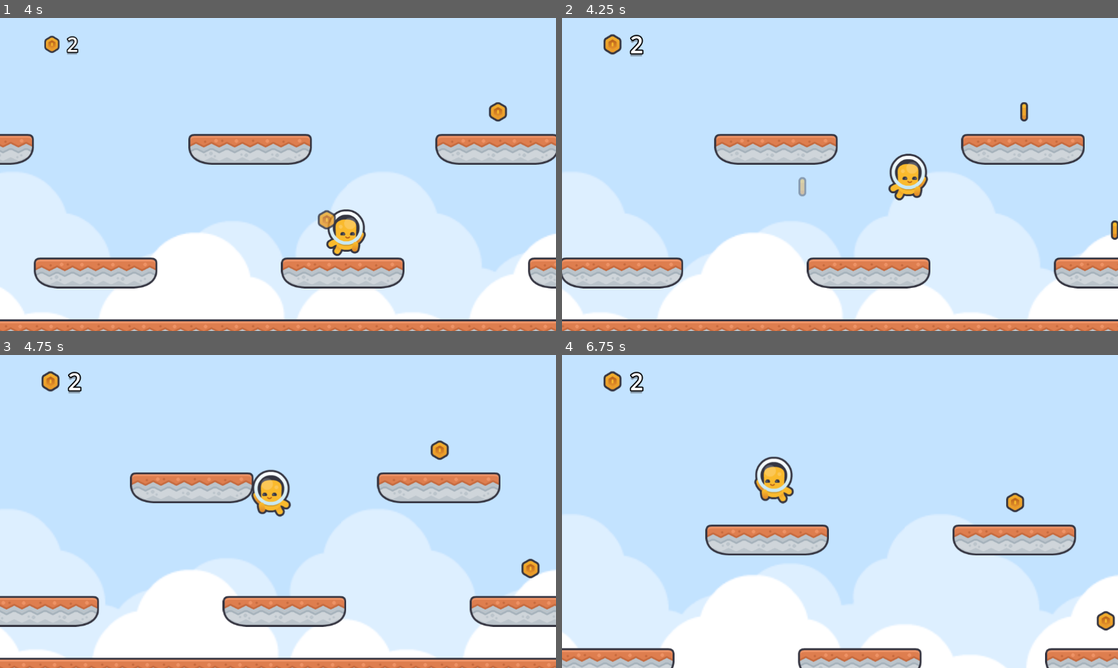
Above: before the commit, frames 1-4 (two rows, left to right).
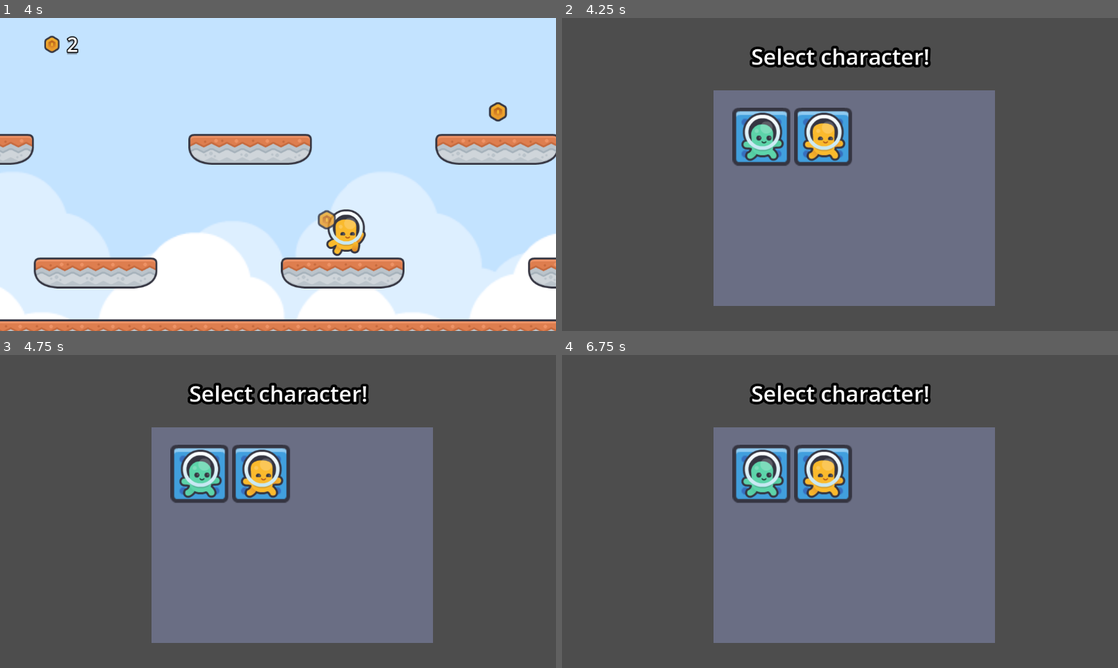
Above: after the commit, the same moments.

Repository: SpaceMoreDev/MarchHotel_Game
Game: Godot game, scene res://main.tscn
Same seed, same stepped clock (60 frames per second), same inputs: the game is played once before the commit and once after it.
Inputs (mouse positions are in pixels of both pictures, inside the frame that each line leads up to):
- Up to frame 1 (4 s): tap Enter (ui_accept) at 0.5, 0.77, 1.52, 3.02, 3.77 s; move the mouse to (400, 158) at 0.52 s; hold Right (ui_right) 0.53-2.03 s; click (400, 158) at 0.67 s; move the mouse to (166, 190) at 1.27 s; click (166, 190) at 1.42 s; move the mouse to (333, 105) at 2.02 s; hold Left (ui_left) 2.03-2.78 s; click (333, 105) at 2.17 s; move the mouse to (250, 237) at 2.77 s; hold Right (ui_right) from 2.78 s (still down); click (250, 237) at 2.92 s; move the mouse to (444, 221) at 3.52 s; click (444, 221) at 3.67 s
- Up to frame 2 (4.25 s): keep holding Right (ui_right); tap Escape (ui_cancel) at 4.15 s
- Up to frame 3 (4.75 s): move the mouse to (111, 464) at 4.27 s; release Right (ui_right) at 4.28 s; hold Left (ui_left) from 4.28 s (still down); click (111, 464) at 4.42 s; tap Enter (ui_accept) at 4.52 s
- Up to frame 4 (6.75 s): move the mouse to (867, 511) at 5.02 s; release Left (ui_left) at 5.03 s; hold Right (ui_right) 5.03-5.78 s; click (867, 511) at 5.17 s; move the mouse to (756, 433) at 5.77 s; hold Left (ui_left) from 5.78 s (still down); click (756, 433) at 5.92 s; tap Enter (ui_accept) at 6.02 s; move the mouse to (962, 495) at 6.52 s; click (962, 495) at 6.67 s

Frame 1 is identical in both runs. In frame 2, 99% of the frame differs, in the area x 0-100%, y 0-100%; in frame 3, 99%; in frame 4, 99%.

Commit message:
added character selection

Diff:
--- /dev/null
+++ b/CharacterSelect.tscn
@@ -0,0 +1,80 @@
+[gd_scene format=3 uid="uid://lwky65ygvsha"]
+
+[ext_resource type="PackedScene" uid="uid://c6f07goqhwj0l" path="res://Scenes/CharacterSelect/Select_Slot.tscn" id="1_1hnkh"]
+[ext_resource type="Script" uid="uid://beyl80j1u464s" path="res://Scripts/CharacterSelectionScreen.gd" id="1_ppjiv"]
+[ext_resource type="Resource" uid="uid://cphfk52fufgnx" path="res://Characters Data/Default.tres" id="2_fk7u3"]
+
+[node name="Node2D" type="Node2D" unique_id=882708832]
+
+[node name="CanvasLayer" type="CanvasLayer" parent="." unique_id=1037992957]
+
+[node name="Control" type="Control" parent="CanvasLayer" unique_id=419402922]
+layout_mode = 3
+anchors_preset = 8
+anchor_left = 0.5
+anchor_top = 0.5
+anchor_right = 0.5
+anchor_bottom = 0.5
+offset_left = -20.0
+offset_top = -62.99997
+offset_right = 20.0
+offset_bottom = -22.99997
+grow_horizontal = 2
+grow_vertical = 2
+script = ExtResource("1_ppjiv")
+
+[node name="Label" type="Label" parent="CanvasLayer/Control" unique_id=1756393793]
+layout_mode = 1
+anchors_preset = 5
+anchor_left = 0.5
+anchor_right = 0.5
+offset_left = -67.0
+offset_top = -214.00003
+offset_right = 67.0
+offset_bottom = -150.00003
+grow_horizontal = 2
+theme_override_constants/outline_size = 21
+theme_override_font_sizes/font_size = 46
+text = "Select character!"
+horizontal_alignment = 1
+
+[node name="TextureRect" type="ColorRect" parent="CanvasLayer/Control" unique_id=1670633209]
+layout_mode = 1
+anchors_preset = 8
+anchor_left = 0.5
+anchor_top = 0.5
+anchor_right = 0.5
+anchor_bottom = 0.5
+offset_left = -262.0
+offset_top = -131.00003
+offset_right = 48.72223
+offset_bottom = 106.99997
+grow_horizontal = 2
+grow_vertical = 2
+scale = Vector2(1.8747985, 1.8747985)
+color = Color(0.50980395, 0.5372549, 0.6901961, 0.56078434)
+
+[node name="VBoxContainer" type="VBoxContainer" parent="CanvasLayer/Control/TextureRect" unique_id=1134780895]
+layout_mode = 1
+anchors_preset = 8
+anchor_left = 0.5
+anchor_top = 0.5
+anchor_right = 0.5
+anchor_bottom = 0.5
+offset_left = -134.0
+offset_top = -100.0
+offset_right = 134.0
+offset_bottom = 100.0
+grow_horizontal = 2
+grow_vertical = 2
+pivot_offset_ratio = Vector2(0.5, 0.5)
+
+[node name="HBoxContainer" type="HBoxContainer" parent="CanvasLayer/Control/TextureRect/VBoxContainer" unique_id=533165915]
+layout_mode = 2
+
+[node name="TextureRect" parent="CanvasLayer/Control/TextureRect/VBoxContainer/HBoxContainer" unique_id=1078575024 groups=["CharacterSelectionSlot"] instance=ExtResource("1_1hnkh")]
+layout_mode = 2
+
+[node name="TextureRect2" parent="CanvasLayer/Control/TextureRect/VBoxContainer/HBoxContainer" unique_id=68115628 groups=["CharacterSelectionSlot"] instance=ExtResource("1_1hnkh")]
+layout_mode = 2
+characteData = ExtResource("2_fk7u3")
--- /dev/null
+++ b/Characters Data/Default.tres
@@ -0,0 +1,10 @@
+[gd_resource type="Resource" script_class="Character_Data" format=3 uid="uid://cphfk52fufgnx"]
+
+[ext_resource type="Script" uid="uid://c16o2vrvldy04" path="res://Scripts/CharacterData.gd" id="1_7uxoy"]
+[ext_resource type="SpriteFrames" uid="uid://bcqqxasbvvvcr" path="res://Default_Character_frames.tres" id="1_h7a6g"]
+
+[resource]
+script = ExtResource("1_7uxoy")
+name = "Steve"
+frames = ExtResource("1_h7a6g")
+metadata/_custom_type_script = "uid://c16o2vrvldy04"
--- /dev/null
+++ b/Characters Data/Green.tres
@@ -0,0 +1,10 @@
+[gd_resource type="Resource" script_class="Character_Data" format=3 uid="uid://dky1gkkms020g"]
+
+[ext_resource type="SpriteFrames" uid="uid://dyt0dl3e6plwb" path="res://Green_Character_frames.tres" id="1_w4eti"]
+[ext_resource type="Script" uid="uid://c16o2vrvldy04" path="res://Scripts/CharacterData.gd" id="2_6qpme"]
+
+[resource]
+script = ExtResource("2_6qpme")
+name = "Green"
+frames = ExtResource("1_w4eti")
+metadata/_custom_type_script = "uid://c16o2vrvldy04"
--- /dev/null
+++ b/Default_Character_frames.tres
@@ -0,0 +1,45 @@
+[gd_resource type="SpriteFrames" format=3 uid="uid://bcqqxasbvvvcr"]
+
+[ext_resource type="Texture2D" uid="uid://bk7c8k0esmfcb" path="res://Assets/Character/character_yellow_hit.png" id="1_02wtp"]
+[ext_resource type="Texture2D" uid="uid://dmkddvlcahmnp" path="res://Assets/Character/character_yellow_idle.png" id="2_xjybe"]
+[ext_resource type="Texture2D" uid="uid://bvpvyah00b0ed" path="res://Assets/Character/character_yellow_jump.png" id="3_1l8nv"]
+[ext_resource type="Texture2D" uid="uid://hj4s1rl5ebwc" path="res://Assets/Character/character_yellow_walk_a.png" id="4_obu2m"]
+[ext_resource type="Texture2D" uid="uid://becx50c5sfdrv" path="res://Assets/Character/character_yellow_walk_b.png" id="5_d2nm6"]
+
+[resource]
+animations = [{
+"frames": [{
+"duration": 1.0,
+"texture": ExtResource("1_02wtp")
+}],
+"loop": true,
+"name": &"Hit",
+"speed": 5.0
+}, {
+"frames": [{
+"duration": 1.0,
+"texture": ExtResource("2_xjybe")
+}],
+"loop": true,
+"name": &"Idle",
+"speed": 5.0
+}, {
+"frames": [{
+"duration": 1.0,
+"texture": ExtResource("3_1l8nv")
+}],
+"loop": true,
+"name": &"Jump",
+"speed": 5.0
+}, {
+"frames": [{
+"duration": 1.0,
+"texture": ExtResource("4_obu2m")
+}, {
+"duration": 1.0,
+"texture": ExtResource("5_d2nm6")
+}],
+"loop": true,
+"name": &"Run",
+"speed": 7.0
+}]
--- /dev/null
+++ b/Green_Character_frames.tres
@@ -0,0 +1,45 @@
+[gd_resource type="SpriteFrames" format=3 uid="uid://dyt0dl3e6plwb"]
+
+[ext_resource type="Texture2D" uid="uid://r86bf240vbyn" path="res://Assets/Character/character_green_hit.png" id="1_d7on6"]
+[ext_resource type="Texture2D" uid="uid://batqbkbk5k0e2" path="res://Assets/Character/character_green_idle.png" id="2_t4gc2"]
+[ext_resource type="Texture2D" uid="uid://cx5n274745bl3" path="res://Assets/Character/character_green_jump.png" id="3_15gos"]
+[ext_resource type="Texture2D" uid="uid://d2w154o5s87uc" path="res://Assets/Character/character_green_walk_a.png" id="4_e6tln"]
+[ext_resource type="Texture2D" uid="uid://c12ahh4nhdp6" path="res://Assets/Character/character_green_walk_b.png" id="5_e27f8"]
+
+[resource]
+animations = [{
+"frames": [{
+"duration": 1.0,
+"texture": ExtResource("1_d7on6")
+}],
+"loop": true,
+"name": &"Hit",
+"speed": 5.0
+}, {
+"frames": [{
+"duration": 1.0,
+"texture": ExtResource("2_t4gc2")
+}],
+"loop": true,
+"name": &"Idle",
+"speed": 5.0
+}, {
+"frames": [{
+"duration": 1.0,
+"texture": ExtResource("3_15gos")
+}],
+"loop": true,
+"name": &"Jump",
+"speed": 5.0
+}, {
+"frames": [{
+"duration": 1.0,
+"texture": ExtResource("4_e6tln")
+}, {
+"duration": 1.0,
+"texture": ExtResource("5_e27f8")
+}],
+"loop": true,
+"name": &"Run",
+"speed": 7.0
+}]
--- /dev/null
+++ b/Scenes/CharacterSelect/Select_Slot.tscn
@@ -0,0 +1,43 @@
+[gd_scene format=3 uid="uid://c6f07goqhwj0l"]
+
+[ext_resource type="Texture2D" uid="uid://cpui8nqvjr20e" path="res://Assets/Tiles/block_blue.png" id="1_5teog"]
+[ext_resource type="Script" uid="uid://cm2tp20p76mgn" path="res://Scripts/CharacterSelect_Slot.gd" id="2_nehd8"]
+[ext_resource type="Texture2D" uid="uid://hj4s1rl5ebwc" path="res://Assets/Character/character_yellow_walk_a.png" id="3_450kc"]
+[ext_resource type="Resource" uid="uid://dky1gkkms020g" path="res://Characters Data/Green.tres" id="3_nehd8"]
+[ext_resource type="Shader" uid="uid://cg4jw1v5hb310" path="res://Scripts/Shaders/WhiteSelection.gdshader" id="4_450kc"]
+[ext_resource type="Texture2D" uid="uid://becx50c5sfdrv" path="res://Assets/Character/character_yellow_walk_b.png" id="4_w3h81"]
+
+[sub_resource type="ShaderMaterial" id="ShaderMaterial_w3h81"]
+shader = ExtResource("4_450kc")
+shader_parameter/white_progress = 0.0
+
+[sub_resource type="SpriteFrames" id="SpriteFrames_7hob4"]
+animations = [{
+"frames": [{
+"duration": 1.0,
+"texture": ExtResource("3_450kc")
+}, {
+"duration": 1.0,
+"texture": ExtResource("4_w3h81")
+}],
+"loop": true,
+"name": &"default",
+"speed": 5.0
+}]
+
+[node name="CharacterSlot" type="TextureRect" unique_id=1078575024]
+texture = ExtResource("1_5teog")
+script = ExtResource("2_nehd8")
+characteData = ExtResource("3_nehd8")
+
+[node name="AnimatedSprite2D" type="AnimatedSprite2D" parent="." unique_id=1156704058]
+material = SubResource("ShaderMaterial_w3h81")
+position = Vector2(33, 24)
+scale = Vector2(0.5606094, 0.5606094)
+sprite_frames = SubResource("SpriteFrames_7hob4")
+frame = 1
+frame_progress = 0.08228628
+
+[connection signal="gui_input" from="." to="." method="_on_gui_input"]
+[connection signal="mouse_entered" from="." to="." method="_on_mouse_entered"]
+[connection signal="mouse_exited" from="." to="." method="_on_mouse_exited"]
--- a/Scenes/coin.tscn
+++ b/Scenes/coin.tscn
@@ -1,6 +1,6 @@
 [gd_scene format=3 uid="uid://mu46pjxa4p7e"]
 
-[ext_resource type="Script" uid="uid://dram6x34i3mm7" path="res://coin.gd" id="1_g537i"]
+[ext_resource type="Script" uid="uid://dram6x34i3mm7" path="res://Scripts/Coin.gd" id="1_g537i"]
 [ext_resource type="Texture2D" uid="uid://xerbsa2napt0" path="res://Assets/Tiles/coin_gold.png" id="2_h2p6v"]
 [ext_resource type="Texture2D" uid="uid://xud5b7v1u14r" path="res://Assets/Tiles/coin_gold_side.png" id="3_ffmqm"]
 
--- /dev/null
+++ b/Scripts/CharacterData.gd
@@ -0,0 +1,12 @@
+extends Resource
+class_name  Character_Data
+
+enum ABILITY
+{
+	MELEE,
+	RANGED
+}
+
+@export var name : String
+@export var ability : ABILITY
+@export var frames : SpriteFrames
--- /dev/null
+++ b/Scripts/CharacterSelect_Slot.gd
@@ -0,0 +1,67 @@
+extends TextureRect
+class_name CharacterSlot
+
+var active : bool = false
+var locked : bool = false
+
+@onready var CharacterSprite : AnimatedSprite2D = $AnimatedSprite2D
+@onready var initialscale : Vector2 = CharacterSprite.scale
+
+@export var characteData : Character_Data
+@export var scale_effect_factor : float = .1
+
+func _ready() -> void:
+
+	if CharacterSprite.material:
+		var selectMaterial : ShaderMaterial = CharacterSprite.material
+		CharacterSprite.material = selectMaterial.duplicate()
+
+	if not characteData || not characteData.frames:
+		return
+
+	CharacterSprite.sprite_frames = characteData.frames
+	CharacterSprite.animation = "Run"
+
+func _on_mouse_entered() -> void:
+	if not locked:
+		get_tree().create_tween().tween_property(CharacterSprite,"scale",initialscale + (Vector2.ONE * scale_effect_factor),.1)
+		CharacterSprite.play()
+	pass
+
+
+func _on_mouse_exited() -> void:
+	if not locked:
+		get_tree().create_tween().tween_property(CharacterSprite,"scale",initialscale,.1)
+		CharacterSprite.stop()
+	pass
+
+func set_active(slot : CharacterSlot):
+	var state = false;
+	locked = true
+	if slot == self:
+		state = true
+
+	if state: # active
+		var selectMaterial : ShaderMaterial = CharacterSprite.material
+		var tween = get_tree().create_tween()
+		tween.tween_property(selectMaterial, "shader_parameter/white_progress", 0, 0.1)
+	else:
+		var selectMaterial : ShaderMaterial = CharacterSprite.material
+		var tween = get_tree().create_tween()
+		tween.tween_property(selectMaterial, "shader_parameter/white_progress", 1, 0.1)
+	active = state
+	pass
+
+func _on_gui_input(event: InputEvent) -> void:
+	if event is InputEventMouseButton:
+		if event.is_pressed():
+			if not active and not locked:
+				Global.chosen_character_data = characteData
+				Global.OnCharacterSelection.emit(self as CharacterSlot)
+
+				await get_tree().create_timer(1).timeout
+
+				Global.coins = 0
+				get_tree().change_scene_to_file("res://main.tscn")
+
+	pass
--- /dev/null
+++ b/Scripts/CharacterSelectionScreen.gd
@@ -0,0 +1,12 @@
+extends Control
+
+func _ready() -> void:
+	Global.OnCharacterSelection.connect(set_character_display_name)
+	var slots = get_tree().get_nodes_in_group("CharacterSelectionSlot")
+	print(slots.size())
+	for i in slots:
+		if i is CharacterSlot:
+			Global.OnCharacterSelection.connect((i as CharacterSlot).set_active)
+
+func set_character_display_name(node : CharacterSlot) -> void:
+	$Label.text = node.characteData.name
--- a/Global.gd
+++ b/Scripts/Global.gd
@@ -2,6 +2,9 @@
 
 var player : Player
 var coins : int = 0
+var chosen_character_data : Character_Data
+
+signal OnCharacterSelection(activatedSlot : CharacterSlot)
 
 # Called when the node enters the scene tree for the first time.
 func _ready() -> void:
@@ -39,3 +42,7 @@
 func Death():
 	coins = 0
 	get_tree().reload_current_scene()
+
+func _process(delta: float) -> void:
+	if Input.is_action_just_pressed("ui_cancel"):
+		get_tree().change_scene_to_file("res://CharacterSelect.tscn")
--- a/Player.gd
+++ b/Scripts/Player.gd
@@ -8,6 +8,10 @@
 
 const SPEED = 300.0
 const JUMP_VELOCITY = -770.0
+
+func _ready() -> void:
+	if Global.chosen_character_data:
+		Sprite.sprite_frames = Global.chosen_character_data.frames
 
 func _physics_process(delta: float) -> void:
 	# Add the gravity.
--- /dev/null
+++ b/Scripts/Shaders/WhiteSelection.gdshader
@@ -0,0 +1,7 @@
+shader_type canvas_item;
+uniform float white_progress : hint_range(0,1) = 0;
+void fragment(){
+    vec4 origin = texture(TEXTURE, UV);
+    COLOR.rgb = mix(origin.rgb, vec3(0,0,0), white_progress);
+    COLOR.a = origin.a;
+}
--- a/main.tscn
+++ b/main.tscn
@@ -1,54 +1,12 @@
 [gd_scene format=4 uid="uid://cvwba3pbqfk7u"]
 
-[ext_resource type="Script" uid="uid://ljyl007km0vp" path="res://Player.gd" id="1_272bh"]
+[ext_resource type="Script" uid="uid://ljyl007km0vp" path="res://Scripts/Player.gd" id="1_272bh"]
 [ext_resource type="Texture2D" uid="uid://cnnd5ci7jjhwb" path="res://Assets/Backgrounds/background_solid_sky.png" id="1_kek77"]
-[ext_resource type="Texture2D" uid="uid://bk7c8k0esmfcb" path="res://Assets/Character/character_yellow_hit.png" id="1_lquwl"]
-[ext_resource type="Texture2D" uid="uid://dmkddvlcahmnp" path="res://Assets/Character/character_yellow_idle.png" id="2_7mycd"]
-[ext_resource type="Texture2D" uid="uid://bvpvyah00b0ed" path="res://Assets/Character/character_yellow_jump.png" id="3_272bh"]
-[ext_resource type="Texture2D" uid="uid://hj4s1rl5ebwc" path="res://Assets/Character/character_yellow_walk_a.png" id="4_5vw27"]
-[ext_resource type="Texture2D" uid="uid://becx50c5sfdrv" path="res://Assets/Character/character_yellow_walk_b.png" id="5_kek77"]
+[ext_resource type="SpriteFrames" uid="uid://bcqqxasbvvvcr" path="res://Default_Character_frames.tres" id="5_272bh"]
 [ext_resource type="TileSet" uid="uid://dqv25wrpgfo3u" path="res://Assets/platforming_tile_set.tres" id="7_5vw27"]
 [ext_resource type="Texture2D" uid="uid://qlf0t67ff52d" path="res://Assets/Backgrounds/background_clouds.png" id="8_5vw27"]
 [ext_resource type="Texture2D" uid="uid://xerbsa2napt0" path="res://Assets/Tiles/coin_gold.png" id="10_4c57u"]
 [ext_resource type="PackedScene" uid="uid://mu46pjxa4p7e" path="res://Scenes/coin.tscn" id="11_efxa6"]
-
-[sub_resource type="SpriteFrames" id="SpriteFrames_4c57u"]
-animations = [{
-"frames": [{
-"duration": 1.0,
-"texture": ExtResource("1_lquwl")
-}],
-"loop": true,
-"name": &"Hit",
-"speed": 5.0
-}, {
-"frames": [{
-"duration": 1.0,
-"texture": ExtResource("2_7mycd")
-}],
-"loop": true,
-"name": &"Idle",
-"speed": 5.0
-}, {
-"frames": [{
-"duration": 1.0,
-"texture": ExtResource("3_272bh")
-}],
-"loop": true,
-"name": &"Jump",
-"speed": 5.0
-}, {
-"frames": [{
-"duration": 1.0,
-"texture": ExtResource("4_5vw27")
-}, {
-"duration": 1.0,
-"texture": ExtResource("5_kek77")
-}],
-"loop": true,
-"name": &"Run",
-"speed": 7.0
-}]
 
 [sub_resource type="RectangleShape2D" id="RectangleShape2D_lquwl"]
 size = Vector2(34, 71)
@@ -86,8 +44,8 @@
 script = ExtResource("1_272bh")
 
 [node name="AnimatedSprite2D" type="AnimatedSprite2D" parent="CharacterBody2D" unique_id=1473830675]
-sprite_frames = SubResource("SpriteFrames_4c57u")
-animation = &"Run"
+sprite_frames = ExtResource("5_272bh")
+animation = &"Hit"
 
 [node name="CollisionShape2D" type="CollisionShape2D" parent="CharacterBody2D" unique_id=400878695]
 position = Vector2(0, 23.5)
Binary file added: Assets/Character/character_green_climb_a.png
Not shown, added: Assets/Character/character_green_climb_a.png.import
Binary file added: Assets/Character/character_green_climb_b.png
Not shown, added: Assets/Character/character_green_climb_b.png.import
Binary file added: Assets/Character/character_green_duck.png
Not shown, added: Assets/Character/character_green_duck.png.import
Binary file added: Assets/Character/character_green_front.png
Not shown, added: Assets/Character/character_green_front.png.import
Binary file added: Assets/Character/character_green_hit.png
Not shown, added: Assets/Character/character_green_hit.png.import
Binary file added: Assets/Character/character_green_idle.png
Not shown, added: Assets/Character/character_green_idle.png.import
(and 16 more such lines)
